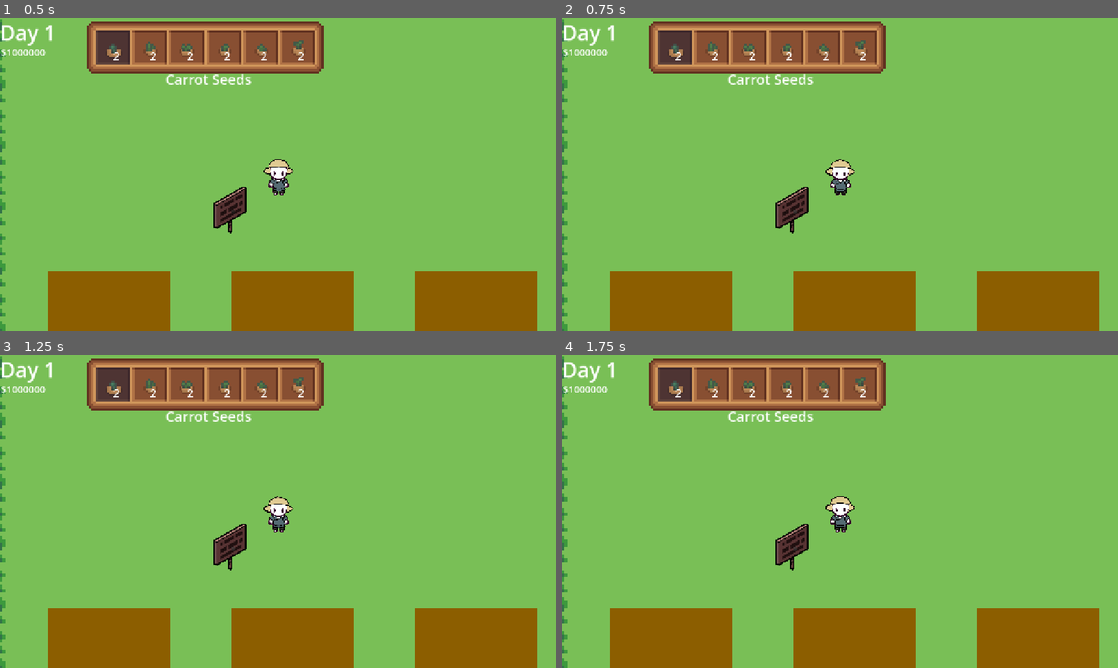
Above: before the commit, frames 1-4 (two rows, left to right).
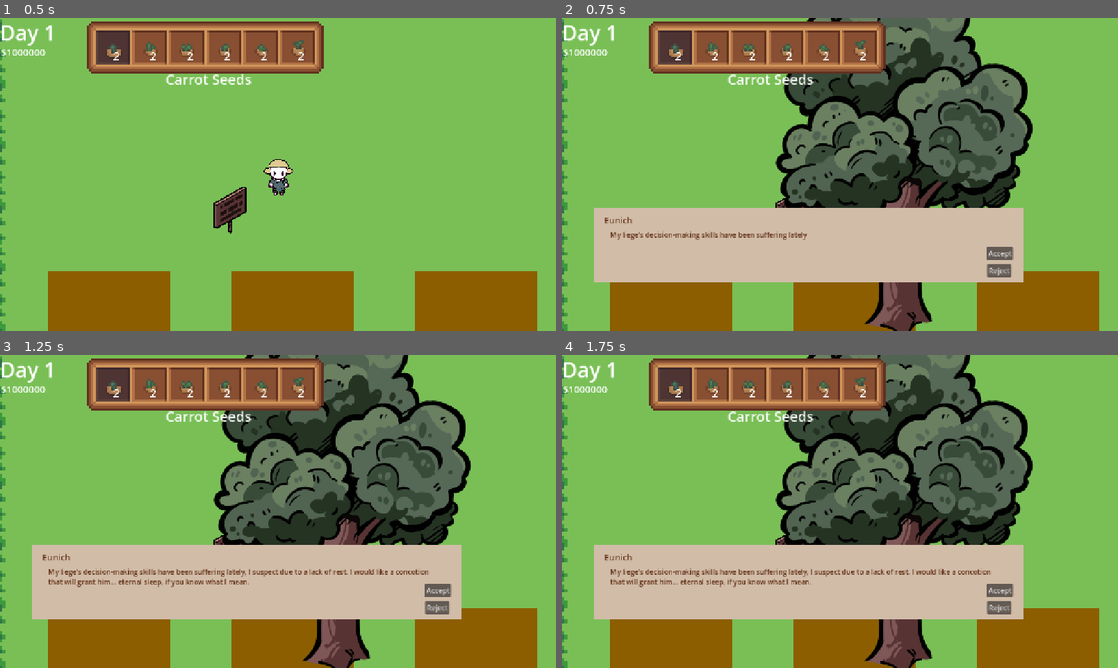
Above: after the commit, the same moments.

Repository: javakid999/Grow-Your-Poison-
Game: Godot game, scene res://farm.tscn
Two runs of this game, one before a commit and one after it. Both use one fixed random seed, a clock stepped at 60 frames per second and the inputs below. A sky picture missing from this copy of the repository is replaced by a grey-blue gradient.
Inputs (mouse positions are in pixels of both pictures, inside the frame that each line leads up to):
- Up to frame 1 (0.5 s): no input
- Up to frame 2 (0.75 s): click (795, 212) at 0.5 s
- Up to frame 3 (1.25 s): no input
- Up to frame 4 (1.75 s): click (795, 549) at 1.25 s

Frame 1 is identical in both runs. In frame 2, 41% of the frame differs, in the area x 5-85%, y 0-100%; in frame 3, 41%; in frame 4, 41%.
Error before the commit: Cannot call method 'get_node' on a null value. (res://scripts/dialogue_trigger.gd:31)

Commit message:
fixed file path issues with dialogue ui from initial merge

Diff:
--- a/farm.tscn
+++ b/farm.tscn
@@ -251,10 +251,10 @@
 scale = Vector2(3, 3)
 texture = ExtResource("6_jynu1")
 
-[node name="player" parent="." unique_id=1254991437 instance=ExtResource("7_dmuu5")]
+[node name="Player" parent="." unique_id=1254991437 instance=ExtResource("7_dmuu5")]
 position = Vector2(99, -73)
 
-[node name="Player#Camera2D" type="Camera2D" parent="player" unique_id=2129106911]
+[node name="Player#Camera2D" type="Camera2D" parent="Player" unique_id=2129106911]
 position = Vector2(-0.25, -0.25)
 scale = Vector2(0.25, 0.25)
 zoom = Vector2(1.1, 1.1)
@@ -267,5 +267,5 @@
 
 [node name="dialogue_trigger" parent="." unique_id=1617316960 instance=ExtResource("8_kmnj1")]
 
-[connection signal="dialogue_over" from="dialogue_trigger" to="player" method="_on_dialogue_trigger_dialogue_over"]
-[connection signal="dialogue_start" from="dialogue_trigger" to="player" method="_on_dialogue_trigger_dialogue_start"]
+[connection signal="dialogue_over" from="dialogue_trigger" to="Player" method="_on_dialogue_trigger_dialogue_over"]
+[connection signal="dialogue_start" from="dialogue_trigger" to="Player" method="_on_dialogue_trigger_dialogue_start"]
--- a/scripts/dialogue_trigger.gd
+++ b/scripts/dialogue_trigger.gd
@@ -1,15 +1,15 @@
 extends Node2D
 
 # Path to dialogue_ui instance in main scene
-@onready var dialogue_ui: CanvasLayer = get_tree().current_scene.get_node("dialogue_ui/canvas")
+@onready var dialogue_ui: CanvasLayer = get_tree().current_scene.get_node("Dialogue_UI/canvas")
 # Path to dialogue_ui speaker_name instance in main scene
-@onready var speaker_name: RichTextLabel = get_tree().current_scene.get_node("dialogue_ui/canvas/speaker_name")
+@onready var speaker_name: RichTextLabel = get_tree().current_scene.get_node("Dialogue_UI/canvas/speaker_name")
 # Path to dialogue_ui speaker_dialogue instance in main scene
-@onready var speaker_dialogue: RichTextLabel = get_tree().current_scene.get_node("dialogue_ui/canvas/speaker_dialogue")
+@onready var speaker_dialogue: RichTextLabel = get_tree().current_scene.get_node("Dialogue_UI/canvas/speaker_dialogue")
 # Path to player node in main scene
-@onready var player: CharacterBody2D = get_tree().current_scene.get_node("Player Wrapper/Player")
+@onready var player: CharacterBody2D = get_tree().current_scene.get_node("Player")
 # Path to dialogue_ui animation player instance in main scene
-@onready var dialogue_animation: AnimationPlayer = get_tree().current_scene.get_node("dialogue_ui/canvas/animation_player")
+@onready var dialogue_animation: AnimationPlayer = get_tree().current_scene.get_node("Dialogue_UI/canvas/animation_player")
 
 @onready var quest_button: Button = $quest_button
 
